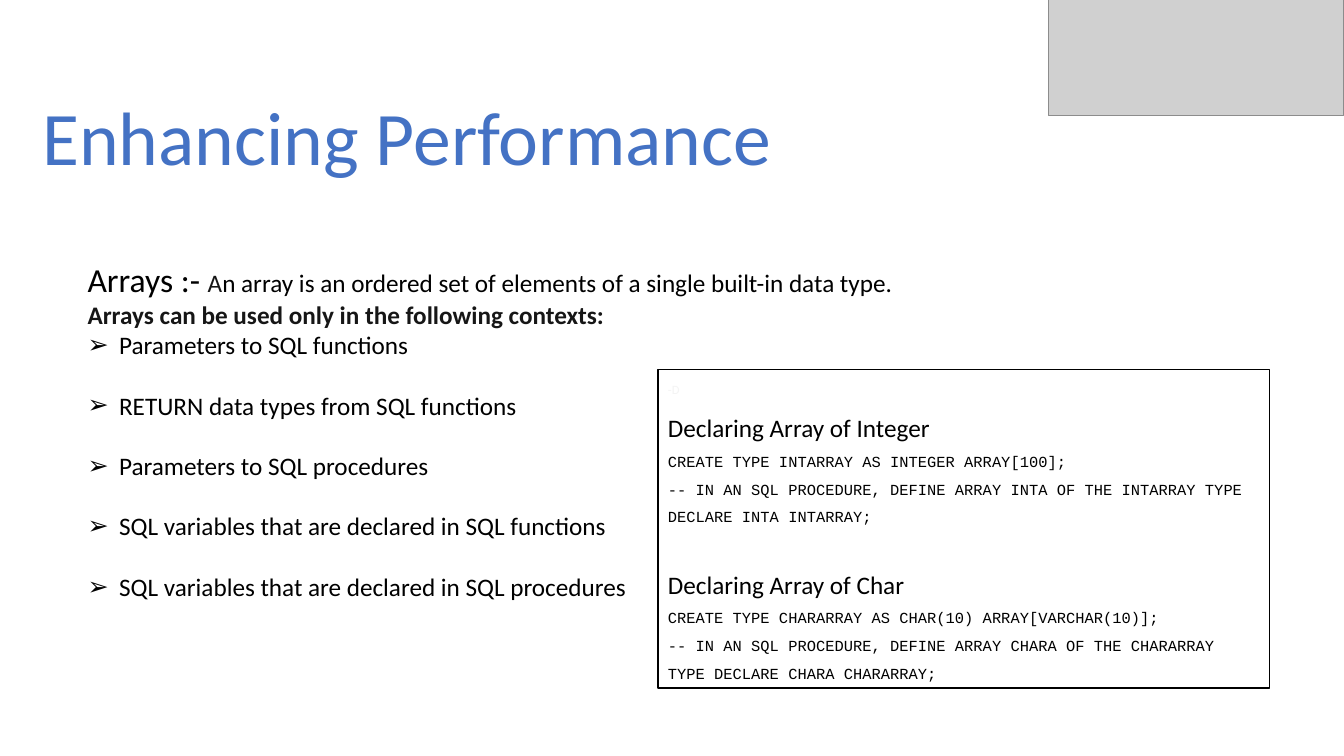
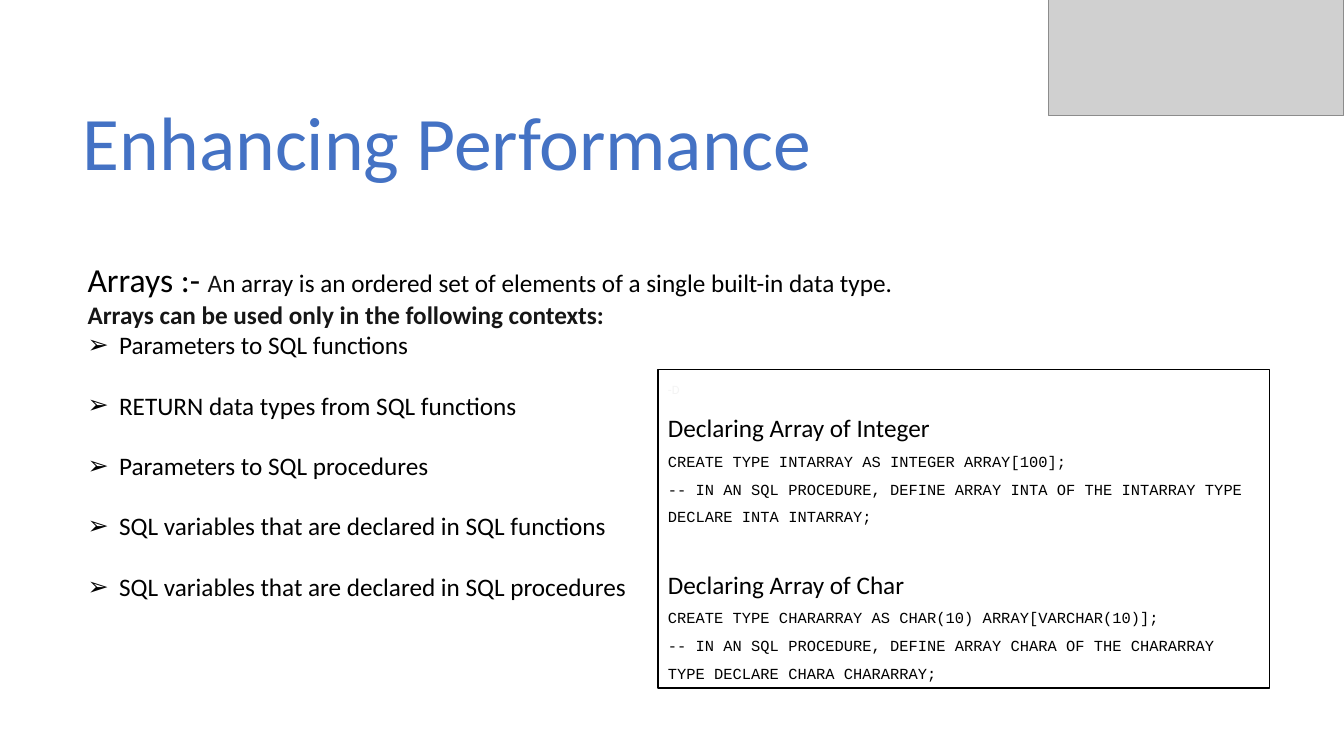
Before and after one commit to ravisankar-PIO/SQL-SP-LnL, a slide deck: slide 22 of IBMi Lunch and Learn Series 2024 - Enhancing Performance with SQL Stored Procedures & UDF.pptx (slide 23 before the commit). Drawn at 1344x756 pixels with LibreOffice and Linux fonts; fonts in the diff are those of the drawing; grey boxes stand for pictures. Boxes give left, top, right and bottom in pixels: in the first picture for what was removed or moved away, otherwise in the second. Text is boxed around its words. In the diff, an @@ line names an element or a change of style, - is before the commit and + after.

```diff
--- a/IBMi Lunch and Learn Series 2024 - Enhancing Performance with SQL Stored Procedures & UDF.pptx
+++ b/IBMi Lunch and Learn Series 2024 - Enhancing Performance with SQL Stored Procedures & UDF.pptx
@@ text "Enhancing Performance": place and size @@
-text "Enhancing Performance" at <box>42,112,771,178</box>
+text "Enhancing Performance" at <box>83,117,812,183</box>
```
Also in this commit, not shown: 5 other slides changed, 1 slide removed, 1 other file.
